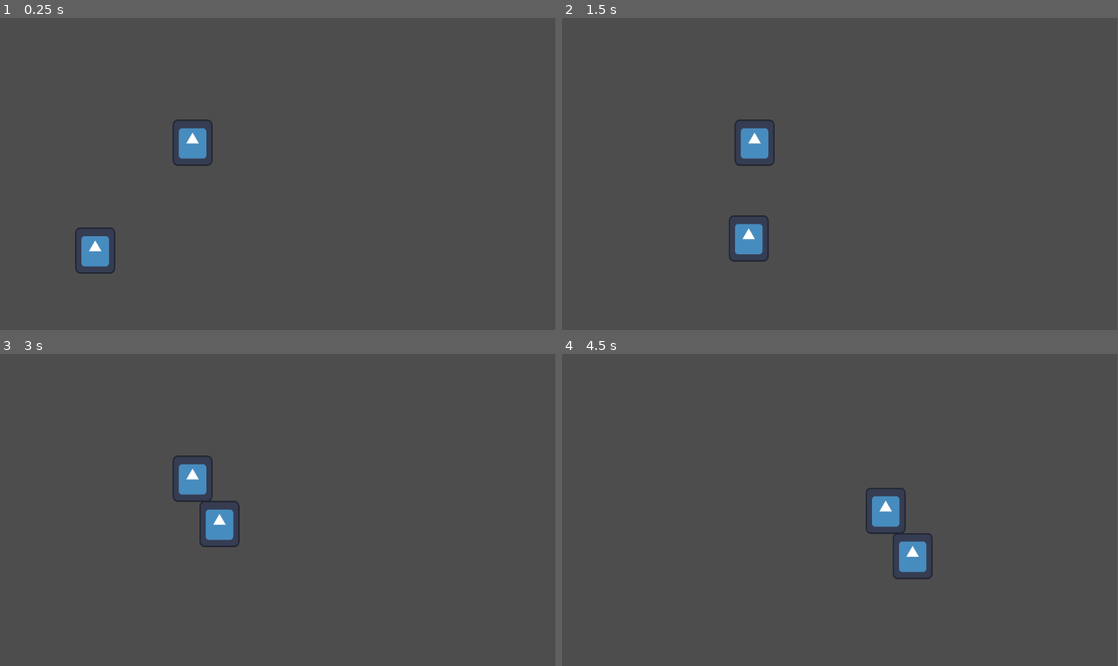
Above: before the commit, frames 1-4 (two rows, left to right).
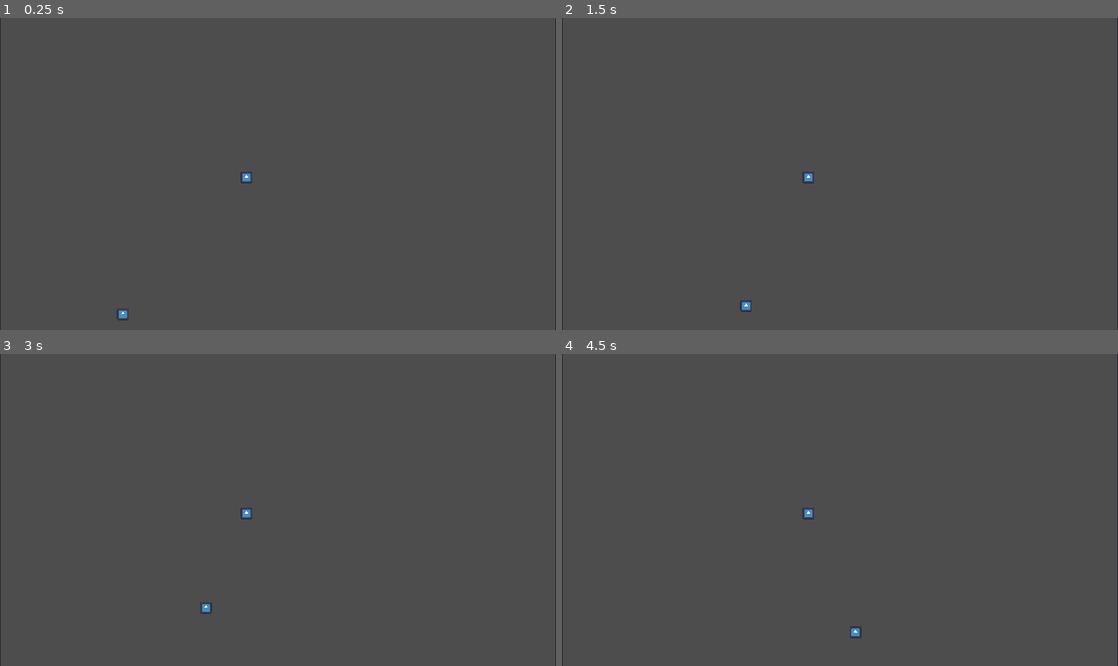
Above: after the commit, the same moments.

Repository: Clement-Quach/queensgamejam
Game: Godot game, scene res://scenes/collider.tscn
The game is run twice, just before and just after one commit, with the same random seed, the same clock (stepped at 60 frames per second) and the same inputs. The engine's default icon, where the game draws it, is replaced by a stand-in: a white triangle on a blue panel in a dark square.
Inputs (mouse positions are in pixels of both pictures, inside the frame that each line leads up to):
- Up to frame 1 (0.25 s): no input
- Up to frame 2 (1.5 s): tap Enter (ui_accept) at 0.5, 0.77, 1.25 s; move the mouse to (962, 158) at 0.52 s; press the mouse at (962, 158) at 0.53 s; hold Right (ui_right) from 0.53 s (still down); move the mouse to (728, 189) at 1.27 s; release the mouse at (728, 189) at 1.28 s; click (728, 189) at 1.35 s
- Up to frame 3 (3 s): tap Enter (ui_accept) at 1.52, 2, 2.75 s; move the mouse to (333, 441) at 2.02 s; release Right (ui_right) at 2.03 s; press the mouse at (333, 441) at 2.03 s; hold Left (ui_left) 2.03-2.78 s; move the mouse to (250, 572) at 2.77 s; release the mouse at (250, 572) at 2.78 s; hold Right (ui_right) from 2.78 s (still down); click (250, 572) at 2.85 s
- Up to frame 4 (4.5 s): tap Enter (ui_accept) at 3.02, 3.5, 3.77, 4.25 s; move the mouse to (1006, 556) at 3.52 s; press the mouse at (1006, 556) at 3.53 s; move the mouse to (673, 463) at 4.27 s; release Right (ui_right) at 4.28 s; release the mouse at (673, 463) at 4.28 s; hold Left (ui_left) from 4.28 s (still down); click (673, 463) at 4.35 s
In our replay, the window is 799x449 before the commit and 800x449 after it. These sizes can differ from the game's own. Grey fills any space a smaller window leaves; there, only what the larger window draws over its background counts as a difference.

The runs differ from the first frame. In frame 1, 1.5% of the frame differs, in the area x 0-46%, y 0-100%; in frame 2, 1.5%; in frame 3, 1.5%; in frame 4, 1.5%.

Commit message:
title screen and project resize

Diff:
--- /dev/null
+++ b/queensgamejam/main_menu.gd
@@ -0,0 +1,20 @@
+extends Control
+
+
+# Called when the node enters the scene tree for the first time.
+func _ready() -> void:
+	pass # Replace with function body.
+
+
+
+
+func _on_play_button_down() -> void:
+	await get_tree().create_timer(0.1).timeout
+	get_tree().change_scene_to_file("res://scenes/collider.tscn")
+
+
+
+
+func _on_quit_button_down() -> void:
+	await get_tree().create_timer(0.1).timeout
+	get_tree().quit()
--- /dev/null
+++ b/queensgamejam/main_menu.tscn
@@ -0,0 +1,39 @@
+[gd_scene load_steps=3 format=3 uid="uid://cpwixp5mlyh5j"]
+
+[ext_resource type="Texture2D" uid="uid://bic0dpuaml4ul" path="res://assets/menu.png" id="1_x5hkw"]
+[ext_resource type="Script" path="res://main_menu.gd" id="1_youtg"]
+
+[node name="mainMenu" type="Control"]
+layout_mode = 3
+anchors_preset = 15
+anchor_right = 1.0
+anchor_bottom = 1.0
+grow_horizontal = 2
+grow_vertical = 2
+script = ExtResource("1_youtg")
+
+[node name="TextureRect" type="TextureRect" parent="."]
+texture_filter = 1
+layout_mode = 0
+offset_right = 40.0
+offset_bottom = 40.0
+scale = Vector2(9, 9)
+texture = ExtResource("1_x5hkw")
+
+[node name="play" type="Button" parent="."]
+show_behind_parent = true
+offset_left = 306.0
+offset_top = 225.0
+offset_right = 604.0
+offset_bottom = 343.0
+
+[node name="quit" type="Button" parent="."]
+show_behind_parent = true
+layout_mode = 0
+offset_left = 306.0
+offset_top = 370.0
+offset_right = 603.0
+offset_bottom = 486.0
+
+[connection signal="button_down" from="play" to="." method="_on_play_button_down"]
+[connection signal="button_down" from="quit" to="." method="_on_quit_button_down"]
--- a/queensgamejam/project.godot
+++ b/queensgamejam/project.godot
@@ -15,6 +15,12 @@
 config/features=PackedStringArray("4.3", "Forward Plus")
 config/icon="res://icon.svg"
 
+[display]
+
+window/size/viewport_width=909
+window/size/viewport_height=511
+window/stretch/mode="canvas_items"
+
 [input]
 
 click={
--- a/queensgamejam/scenes/collider.tscn
+++ b/queensgamejam/scenes/collider.tscn
@@ -2,29 +2,25 @@
 
 [ext_resource type="PackedScene" uid="uid://bdeto3dpfhttl" path="res://scenes/wall.tscn" id="1_704lm"]
 [ext_resource type="PackedScene" uid="uid://bqljjh47t4yin" path="res://scenes/hydrogen.tscn" id="2_1udnh"]
-[ext_resource type="PackedScene" uid="uid://dsely15cvyl4n" path="res://scenes/slingShot.tscn" id="3_qhxu8"]
+[ext_resource type="PackedScene" path="res://scenes/slingShot.tscn" id="3_qhxu8"]
 
 [node name="Collider" type="Node2D"]
 
 [node name="StaticBody2D4" parent="." instance=ExtResource("1_704lm")]
-visible = false
-position = Vector2(1218, 68066)
-scale = Vector2(1, 40000)
+position = Vector2(8985, 576)
+scale = Vector2(400, 1)
 
 [node name="StaticBody2D3" parent="." instance=ExtResource("1_704lm")]
-visible = false
-position = Vector2(3455, 725)
-scale = Vector2(40000, 1)
+position = Vector2(425, -68)
+scale = Vector2(20, 1)
+
+[node name="StaticBody2D2" parent="." instance=ExtResource("1_704lm")]
+position = Vector2(973, 2739)
+scale = Vector2(1, 100)
 
 [node name="StaticBody2D" parent="." instance=ExtResource("1_704lm")]
-visible = false
-position = Vector2(36, -61)
-scale = Vector2(200, 1)
-
-[node name="StaticBody2D2" parent="." instance=ExtResource("1_704lm")]
-visible = false
-position = Vector2(-78, 330)
-scale = Vector2(1, 200)
+position = Vector2(-62, 242)
+scale = Vector2(1, 10)
 
 [node name="player" parent="." instance=ExtResource("2_1udnh")]
 position = Vector2(201, 485)
--- a/queensgamejam/scenes/hydrogen.tscn
+++ b/queensgamejam/scenes/hydrogen.tscn
@@ -3,19 +3,15 @@
 [ext_resource type="PackedScene" uid="uid://cmso3pdtylk4n" path="res://scenes/particleBase.tscn" id="1_3clr7"]
 
 [sub_resource type="RectangleShape2D" id="RectangleShape2D_2fi7n"]
-size = Vector2(80, 94)
+size = Vector2(18, 18)
 
 [node name="CharacterBody2D" instance=ExtResource("1_3clr7")]
-
-[node name="CollisionShape2D" parent="Area2D" index="0"]
-position = Vector2(-4, -2.5)
+SPEED = 2
 
 [node name="Sprite2D" parent="." index="1"]
-position = Vector2(-3.5, -2)
-scale = Vector2(0.648438, 0.75)
+scale = Vector2(0.15, 0.15)
 
 [node name="CollisionShape2D" parent="." index="2"]
-position = Vector2(-4, -3)
 shape = SubResource("RectangleShape2D_2fi7n")
 
 [connection signal="area_entered" from="Area2D" to="." method="_on_area_2d_area_entered"]
Binary file added: queensgamejam/assets/menu.png
Not shown, added: queensgamejam/assets/menu.png.import
